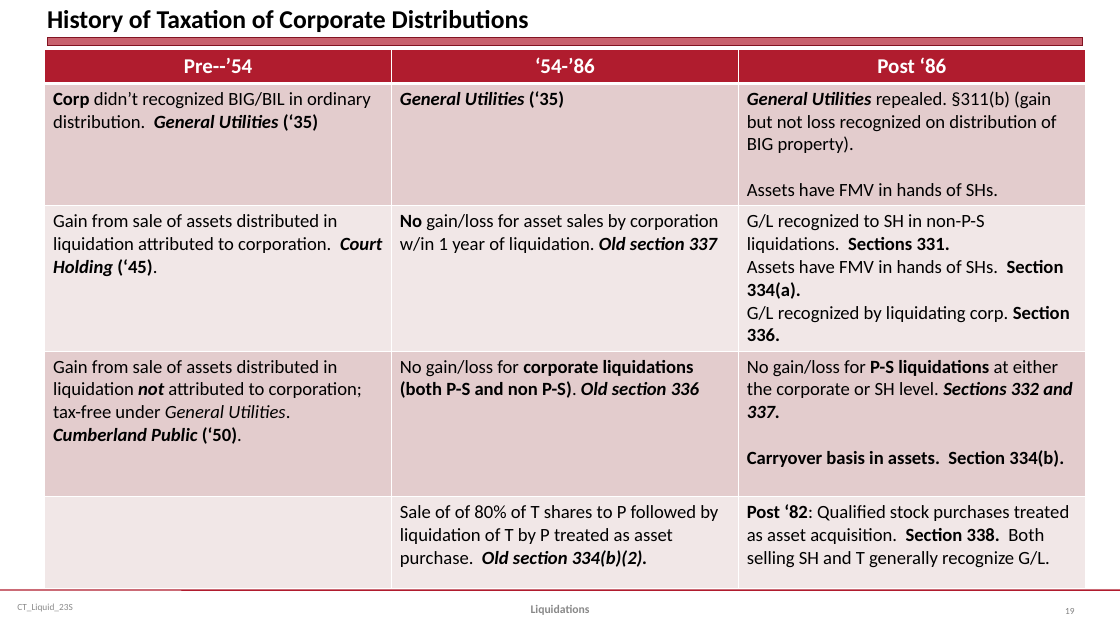
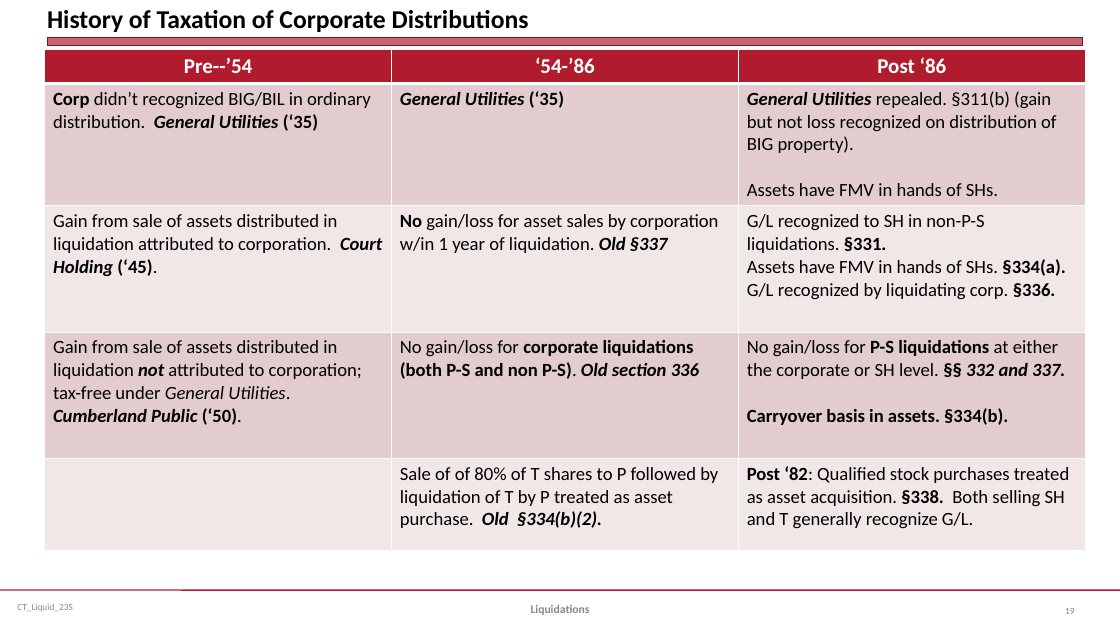
Before and after one commit to jmc877/Corporate-Tax, a slide deck: slide 19 of slides/CT_Liquid_23S.pptx. Drawn at 1120x630 pixels with LibreOffice and Linux fonts; fonts in the diff are those of the drawing. Boxes give left, top, right and bottom in pixels: in the first picture for what was removed or moved away, otherwise in the second. Text is boxed around its words. In the diff, an @@ line names an element or a change of style, - is before the commit and + after.

```diff
--- a/slides/CT_Liquid_23S.pptx
+++ b/slides/CT_Liquid_23S.pptx
@@ table at box(45, 50, 1086, 549) @@
-row 3, column 2: No gain/loss for asset sales by corporation w/in 1 year of liquidation. Old section 337
+row 3, column 2: No gain/loss for asset sales by corporation w/in 1 year of liquidation. Old §337
-row 3, column 3: G/L recognized to SH in non-P-S liquidations. Sections 331. / Assets have FMV in hands of SHs. Section 334(a). / G/L recognized by liquidating corp. Section 336.
+row 3, column 3: G/L recognized to SH in non-P-S liquidations. §331. / Assets have FMV in hands of SHs. §334(a). / G/L recognized by liquidating corp. §336.
-row 4, column 3: No gain/loss for P-S liquidations at either the corporate or SH level. Sections 332 and 337. / Carryover basis in assets. Section 334(b).
+row 4, column 3: No gain/loss for P-S liquidations at either the corporate or SH level. §§ 332 and 337. / Carryover basis in assets. §334(b).
-row 5, column 2: Sale of of 80% of T shares to P followed by liquidation of T by P treated as asset purchase. Old section 334(b)(2).
+row 5, column 2: Sale of of 80% of T shares to P followed by liquidation of T by P treated as asset purchase. Old §334(b)(2).
-row 5, column 3: Post ‘82: Qualified stock purchases treated as asset acquisition. Section 338. Both selling SH and T generally recognize G/L.
+row 5, column 3: Post ‘82: Qualified stock purchases treated as asset acquisition. §338. Both selling SH and T generally recognize G/L.
```
Also in this commit, not shown: 1 other slide changed, 1 other file.
